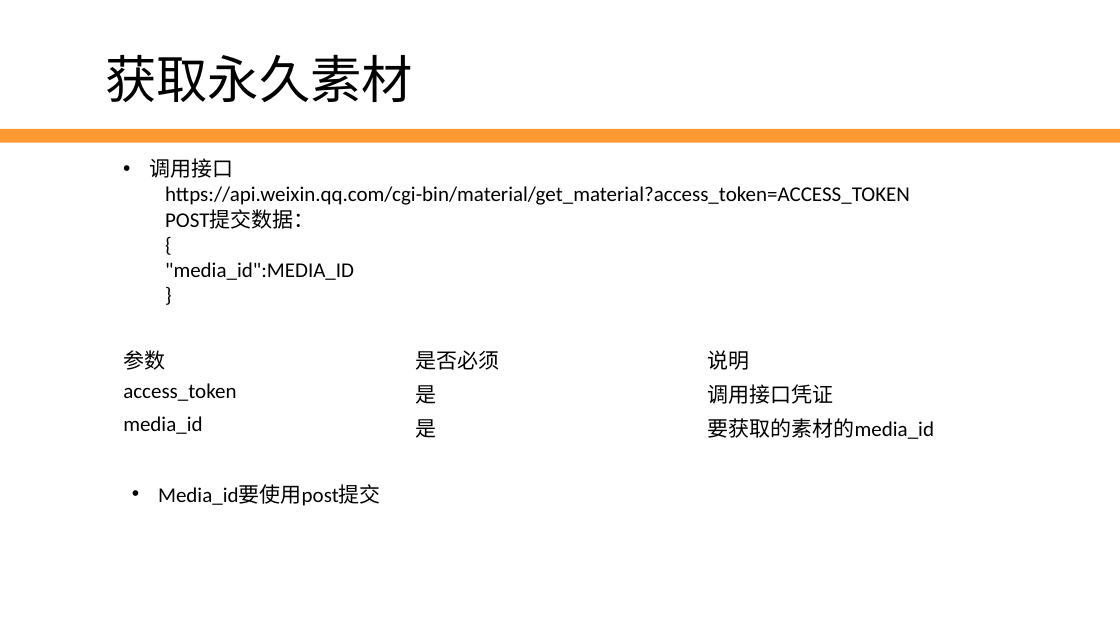
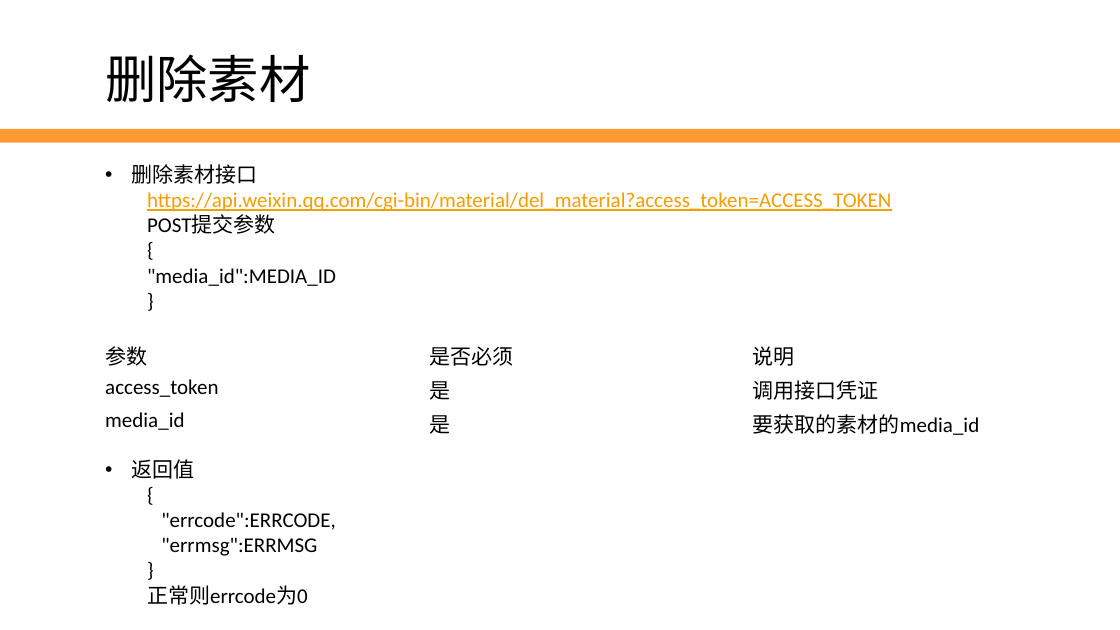
Before and after one commit to edu2act/2017-2018_1st_Wechat_Web_Programming, a slide deck: slide 16 of 第7讲 素材与图文消息.pptx (slide 13 before the commit). Drawn at 1120x630 pixels with LibreOffice and Linux fonts; fonts in the diff are those of the drawing; background and template pictures are left out. Boxes give left, top, right and bottom in pixels: in the first picture for what was removed or moved away, otherwise in the second. Text is boxed around its words. In the diff, an @@ line names an element or a change of style, - is before the commit and + after.

Commit message:
update ppt 7

```diff
--- a/第7讲 素材与图文消息.pptx
+++ b/第7讲 素材与图文消息.pptx
@@ text at [105,54,310,102]: text changed @@
-获取永久素材
+删除素材
@@ text "删除素材接口": place and size @@
-text "删除素材接口" at [149,158,910,280]
+text "删除素材接口" at [131,164,891,286]
@@ text at [131,164,891,234]: text changed; text colour #000000 to #F59E00 @@
-• 调用接口
-  https://api.weixin.qq.com/cgi-bin/material/get_material?access_token=ACCESS_TOKEN
-  POST提交数据：
+• 删除素材接口
+  https://api.weixin.qq.com/cgi-bin/material/del_material?access_token=ACCESS_TOKEN
+  POST提交参数
@@ table: place and size @@
-table at [115,340,992,443]
+table at [97,336,1070,439]
@@ text added at [131,459,336,605], 18 pt, text #000000 @@
+• 返回值
+  {
+  "errcode":ERRCODE,
+  "errmsg":ERRMSG
+  }
+  正常则errcode为0
@@ text removed at [158,484,381,506] @@
-• Media_id要使用post提交
```
Also in this commit, not shown: 9 other slides changed, 3 slides added, 10 slides removed, 1 other file.
